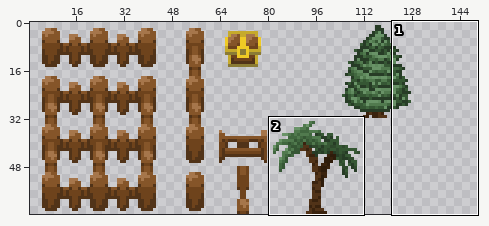
Sprite sheet -- Sprites/objects.png. The picture above shows the old version from afar; the outline marks the close-up.
Close-up. First the earlier version:
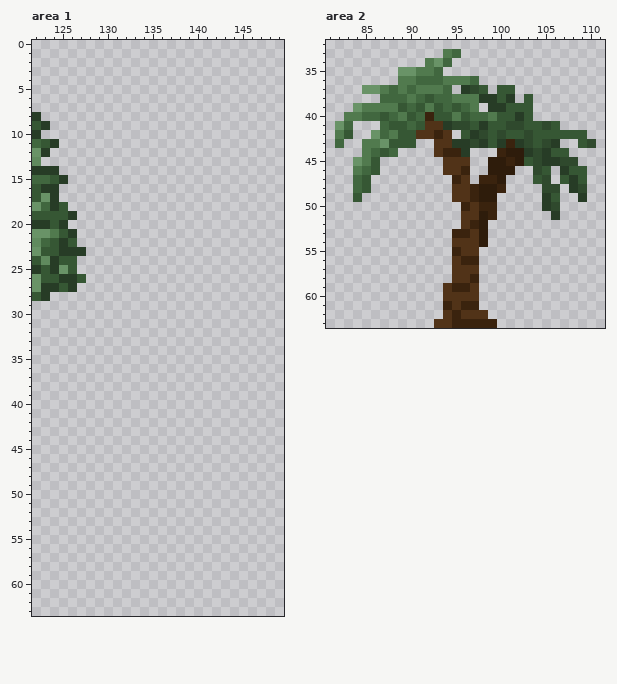
The file is 192x64 pixels. Colours within 5 levels of each other are drawn and written as one. Shown: area 1: x 122..149, y 0..63; area 2: x 81..111, y 32..63. The wide view leaves out empty margins.
Now the later version:
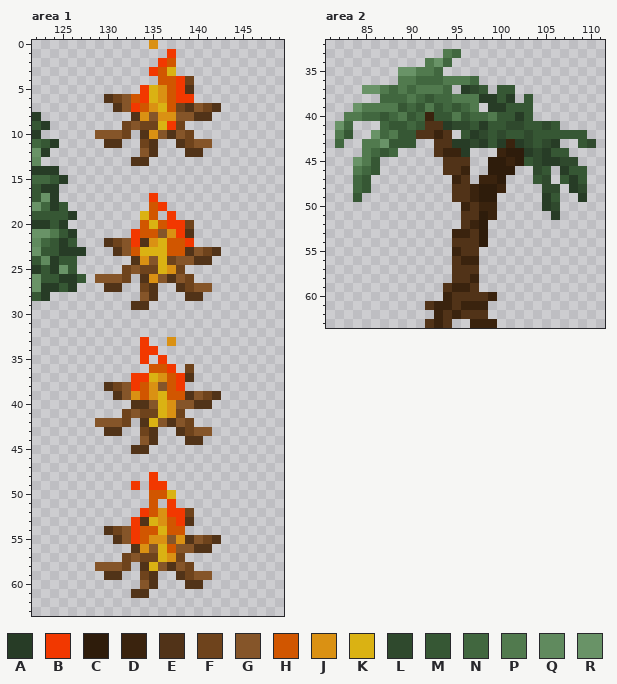
Palette (. is transparent): A #273c26  B #f23800  C #2e1c0b  D #3a230e  E #513318  F #6e431c  G #855529  H #d15600  J #da9113  K #dab213  L #2f492d  M #365734  N #41673f  P #517a4e  Q #608a5e  R #699367
The edit:
--- area 1
@@ x 127..144 @@
- 0 ..................
- 1 ..................
- 2 ..................
- 3 ..................
- 4 ..................
- 5 ..................
- 6 ..................
- 7 ..................
- 8 ..................
- 9 ..................
-10 ..................
-11 ..................
-12 ..................
-13 ..................
+ 0 ........J.........
+ 1 ..........B.......
+ 2 .........BH.......
+ 3 ........BHK.......
+ 4 .........HHBF.....
+ 5 .......BKJHBE.....
+ 6 ...EFGHBKJHBB.....
+ 7 ....EGBHJKHFEGFE..
+ 8 ......EJGJJGGEE...
+ 9 .....FGFFKBF......
+10 ..GGGF.EJGEGF.....
+11 ...EE..FE..EFGG...
+12 .......GE...EE....
+13 ......EE..........
 14 ..................
@@ x 127..144 @@
 16 ..................
-17 ..................
-18 ..................
-19 ..................
-20 ..................
-21 ..................
-22 ..................
-23 A.................
-24 ..................
-25 ..................
-26 M.................
-27 ..................
-28 ..................
-29 ..................
+17 ........B.........
+18 ........HB........
+19 .......KH.B.......
+20 .......HKHBBF.....
+21 ......BHHGJBE.....
+22 ...EFGBEJKHHB.....
+23 A...EGHKKKHHEGFE..
+24 ......EJGKFGGEE...
+25 .....FGFFKJF......
+26 M.GGGF.EJGEGF.....
+27 ...EE..FE..EFGG...
+28 .......GE...EE....
+29 ......EE..........
 30 ..................
@@ x 127..144 @@
 32 ..................
-33 ..................
-34 ..................
-35 ..................
-36 ..................
-37 ..................
-38 ..................
-39 ..................
-40 ..................
-41 ..................
-42 ..................
-43 ..................
-44 ..................
-45 ..................
+33 .......B..J.......
+34 .......BB.........
+35 .......B.B........
+36 ........HHB.F.....
+37 ......BBKJHBE.....
+38 ...EFGBHJGHB......
+39 ....EGJHJKHHEGFE..
+40 ......EEGKJGGEE...
+41 .....FGFFKJF......
+42 ..GGGF.EKGEGF.....
+43 ...EE..FE..EFGG...
+44 .......GE...EE....
+45 ......EE..........
 46 ..................
 47 ..................
-48 ..................
-49 ..................
-50 ..................
-51 ..................
-52 ..................
-53 ..................
-54 ..................
-55 ..................
-56 ..................
-57 ..................
-58 ..................
-59 ..................
-60 ..................
-61 ..................
+48 ........B.........
+49 ......B.BB........
+50 ........HHK.......
+51 ........H.B.......
+52 .......BHJBBF.....
+53 ......BEKJHBE.....
+54 ...EFGBHHKHH......
+55 ....EGBHJJGJEGFE..
+56 ......EJGKHGGEE...
+57 .....FGFFKJF......
+58 ..GGGF.EKGEGF.....
+59 ...EE..FE..EFGG...
+60 .......GE...EE....
+61 ......EE..........
 62 ..................
--- area 2
@@ x 90..101 @@
 59 ....EDDE....
-60 ....EEEE....
-61 ....DEDD....
-62 ....EDEEE...
-63 ...EEDDDDD..
+60 ....DEEEED..
+61 ..EDDEDDD...
+62 ...DEDEEE...
+63 ..EDE..DDD..
Changed places in both close-ups, as pixel boxes (x1, y1, x2, y2):
added: (95, 40, 221, 310)
added: (95, 337, 221, 598)
changed: (425, 292, 497, 328)
